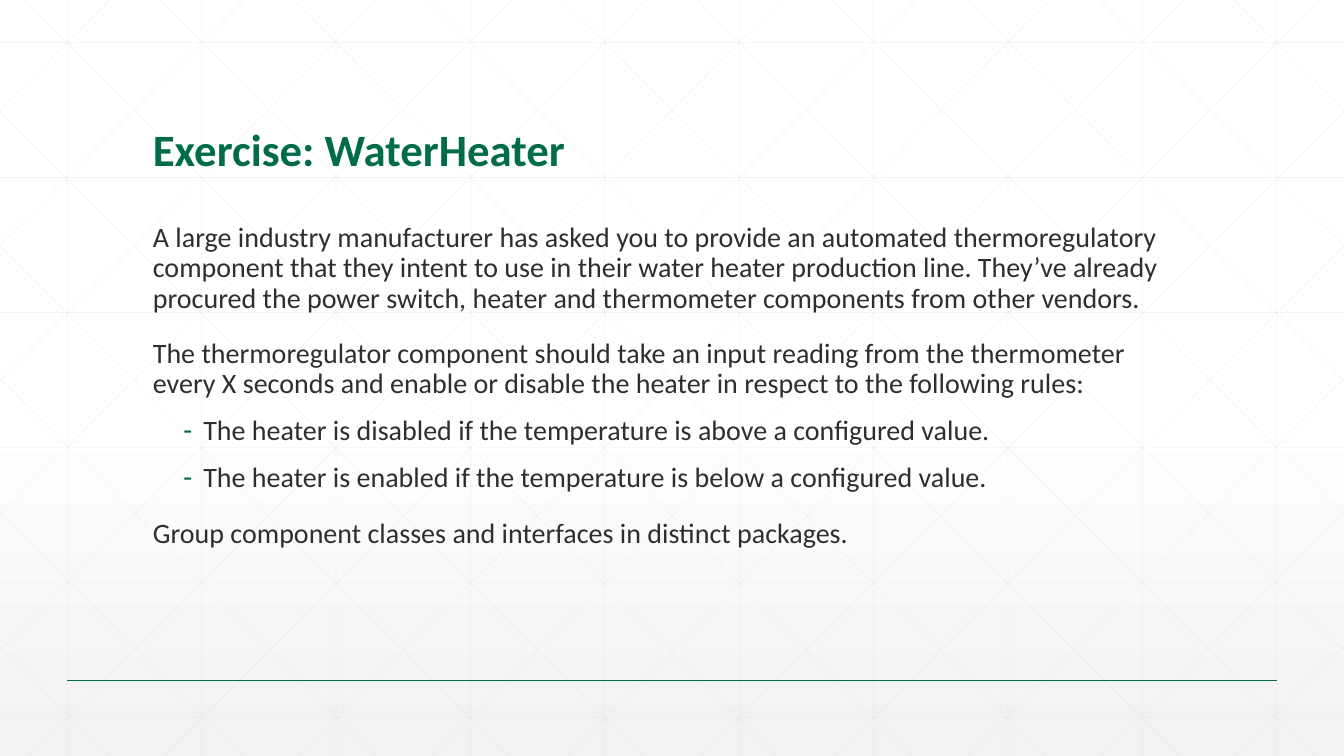
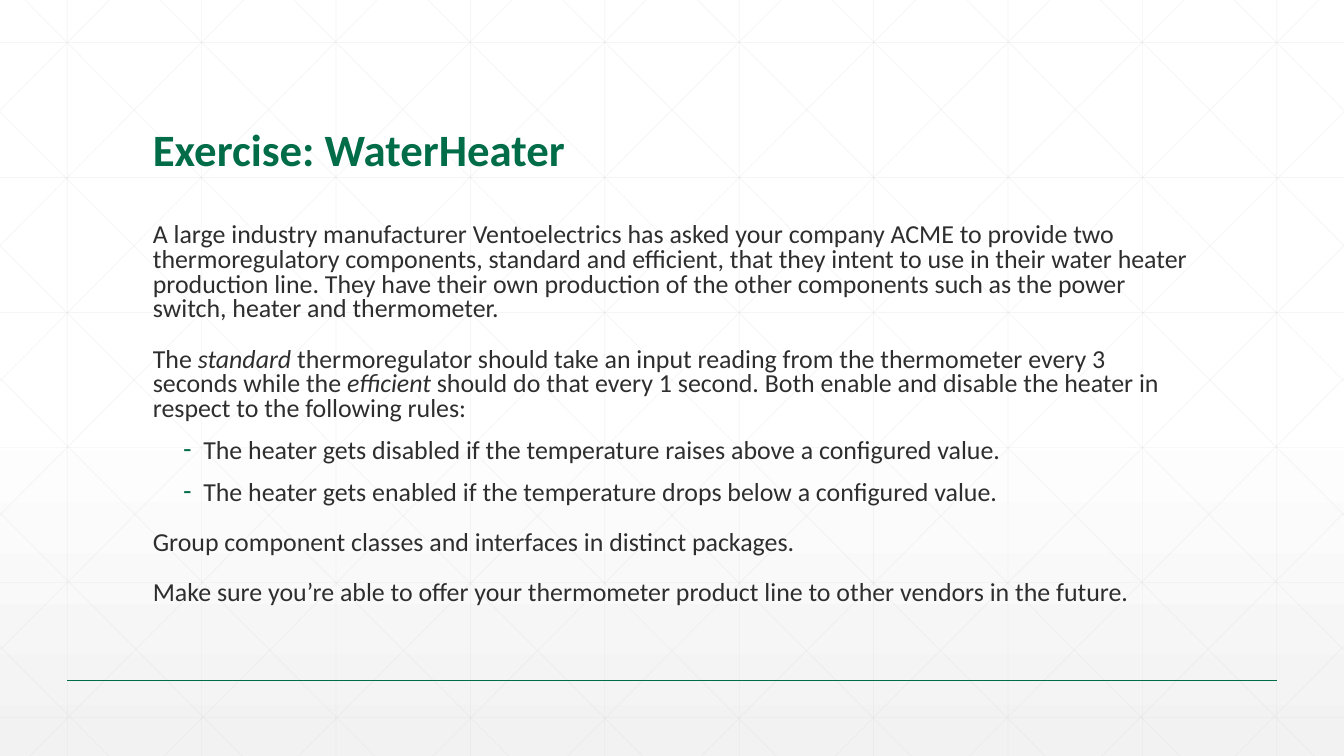
Before and after one commit to SrinS/svs-talent, a slide deck: slide 23 of 01. Java SE/Slides/13. SOLID principles.pptx. Drawn at 1344x756 pixels with LibreOffice and Linux fonts; fonts in the diff are those of the drawing; background and template pictures are left out. Boxes give left, top, right and bottom in pixels: in the first picture for what was removed or moved away, otherwise in the second. Text is boxed around its words. In the diff, an @@ line names an element or a change of style, - is before the commit and + after.

```diff
--- a/01. Java SE/Slides/13. SOLID principles.pptx
+++ b/01. Java SE/Slides/13. SOLID principles.pptx
@@ text at box(153, 225, 1187, 506): text changed; size 20 to 18.5 pt @@
-A large industry manufacturer has asked you to provide an automated thermoregulatory component that they intent to use in their water heater production line. They’ve already procured the power switch, heater and thermometer components from other vendors.
-The thermoregulator component should take an input reading from the thermometer every X seconds and enable or disable the heater in respect to the following rules:
-  – The heater is disabled if the temperature is above a configured value.
-  – The heater is enabled if the temperature is below a configured value.
+A large industry manufacturer Ventoelectrics has asked your company ACME to provide two thermoregulatory components, standard and efficient, that they intent to use in their water heater production line. They have their own production of the other components such as the power switch, heater and thermometer.
+The standard thermoregulator should take an input reading from the thermometer every 3 seconds while the efficient should do that every 1 second. Both enable and disable the heater in respect to the following rules:
+  – The heater gets disabled if the temperature raises above a configured value.
+  – The heater gets enabled if the temperature drops below a configured value.
@@ text at box(153, 533, 794, 556): size 20 to 18.5 pt in "Group component classes and interfaces in distinct ..."; line spacing 0.9 to 0.8 @@
@@ text at box(153, 583, 1128, 605): paragraph added @@
+Make sure you’re able to offer your thermometer product line to other vendors in the future.
```
Also in this commit, not shown: 11 other files.
